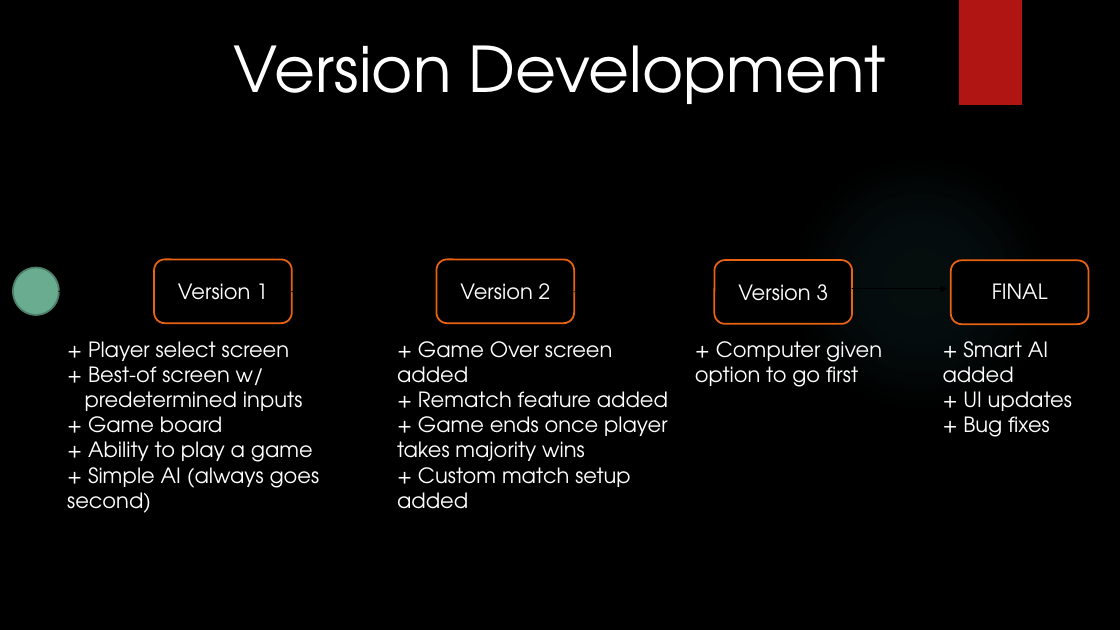
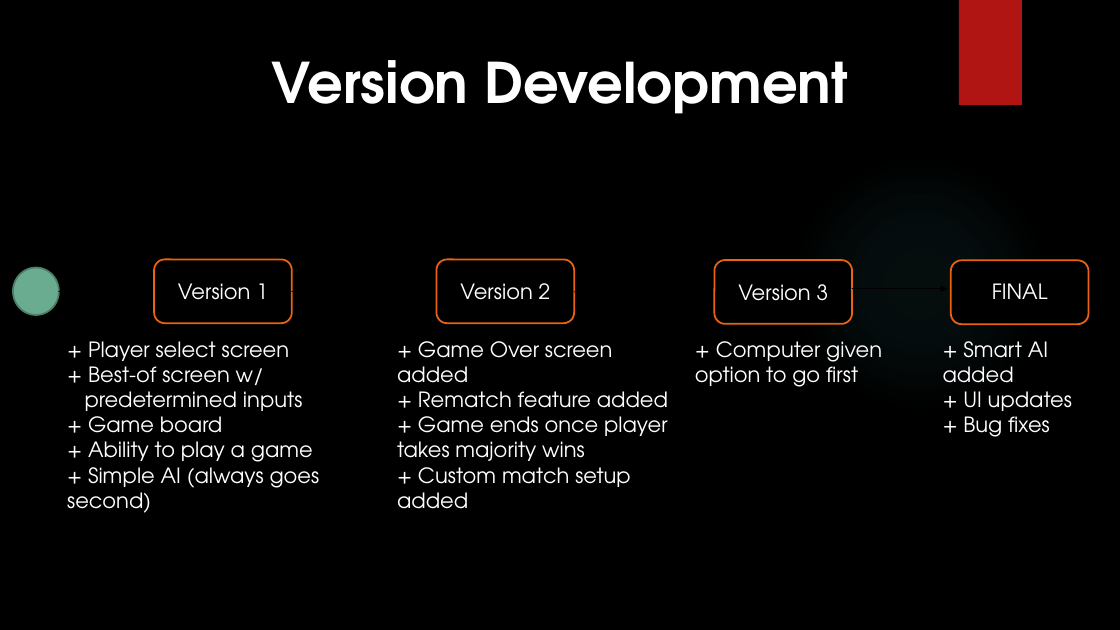
Before and after one commit to HFerencz/CIS434_Spring2019_G2, a slide deck: slide 5 of CIS434 Project Presentation.pptx. Drawn at 1120x630 pixels with LibreOffice and Linux fonts; fonts in the diff are those of the drawing; background and template pictures are left out. Boxes give left, top, right and bottom in pixels: in the first picture for what was removed or moved away, otherwise in the second. Text is boxed around its words. In the diff, an @@ line names an element or a change of style, - is before the commit and + after.

```diff
--- a/CIS434 Project Presentation.pptx
+++ b/CIS434 Project Presentation.pptx
@@ text "Version Development": place and size @@
-text "Version Development" at box(234, 45, 886, 104)
+text "Version Development" at box(271, 60, 848, 114)
@@ text "Version Development" at box(271, 60, 848, 114): size 54 to 48 pt, bold on @@
```
Also in this commit, not shown: 4 other slides changed.
